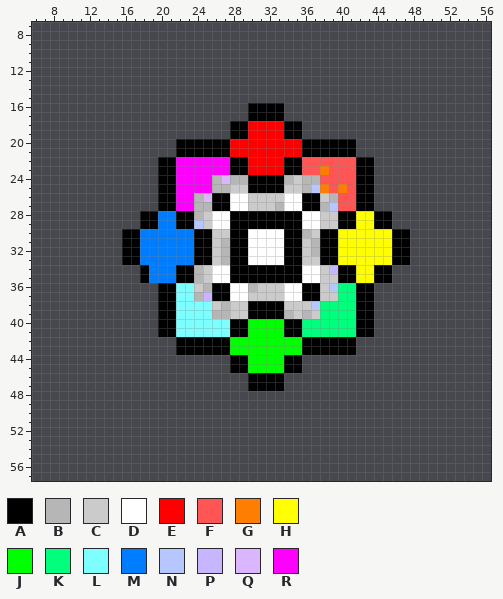
Two states of a pixel-art sprite, DespicableGame/DespicableGame/DespicableGameContent/Sprites/badge4.png. Above is the file before it was changed.
The file is 64x64 pixels. Shown: x 6..56, y 7..57.
Palette (. is transparent): A #000000  B #b6b6b6  C #cbcbcb  D #ffffff  E #ff0000  F #ff5555  G #ff7d00  H #ffff00  J #00ff00  K #00ff7d  L #7dffff  M #007dff  N #b6c7ff  P #c7b6ff  Q #dbb6ff  R #ff00ff
Pixels before (only the part around the change), first column x 6:
 7 ...................................................
 8 ...................................................
 9 ...................................................
10 ...................................................
11 ...................................................
12 ...................................................
13 ...................................................
14 ...................................................
15 ...................................................
16 ........................AAAA.......................
17 ........................AAAA.......................
18 ......................AAEEEEAA.....................
19 ......................AAEEEEAA.....................
20 ................AAAAAAEEEEEEEEAAAAAA...............
21 ................AAAAAAEEEEEEEEAAAAAA...............
22 ..............AARRRRRRAAEEEEAAFFFFFFAA.............
23 ..............AARRRRRRAAEEEEAAFFGFFFAA.............
24 ..............AARRRRBQBBAAAABCBBFFFFAA.............
25 ..............AARRRRBBCCAAAACCBNGFGFAA.............
26 ..............AARRBQAADDCCCCDDAACBFFAA.............
27 ..............AARRBBAADDCCCBDDAABNFFAA.............
28 ............AAMMAABCDDAAAAAAAADDCCAAHHAA...........
29 ............AAMMAANCDDAAAAAAAADDCCAAHHAA...........
30 ..........AAMMMMMMAACCAADDDDAABCAAHHHHHHAA.........
31 ..........AAMMMMMMAACBAADDDDAACBAAHHHHHHAA.........
32 ..........AAMMMMMMAACBAADDDDAACBAAHHHHHHAA.........
33 ..........AAMMMMMMAACBAADDDDAACCAAHHHHHHAA.........
34 ............AMMMAABCDDAAAAAAAADDCPAAHHAA...........
35 ............AMMMAABCDDAAAAAAAADDCCAAHHAA...........
36 ..............AALLCBAADDBCCCDDAACNKKAA.............
37 ..............AALLBPAADDCCCCDDAACCKKAA.............
38 ..............AALLLLCBCCAAAACCCNKKKKAA.............
39 ..............AALLLLBBCCAAAABCBCKKKKAA.............
40 ..............AALLLLLLAAJJJJAAKKKKKKAA.............
41 ..............AALLLLLLAAJJJJAAKKKKKKAA.............
42 ................AAAAAAJJJJJJJJAAAAAA...............
43 ................AAAAAAJJJJJJJJAAAAAA...............
44 ......................AAJJJJAA.....................
45 ......................AAJJJJAA.....................
46 ........................AAAA.......................
47 ........................AAAA.......................
48 ...................................................
49 ...................................................
50 ...................................................
51 ...................................................
52 ...................................................
53 ...................................................
54 ...................................................
55 ...................................................
56 ...................................................
57 ...................................................
After:
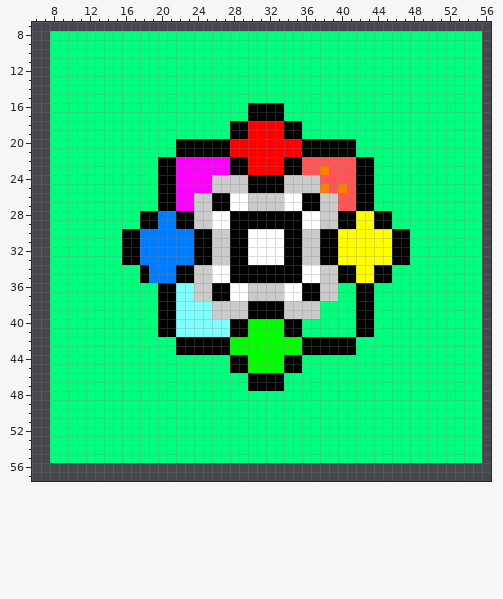
Change:
y 8..15: x 8..55 ................................................ -> KKKKKKKKKKKKKKKKKKKKKKKKKKKKKKKKKKKKKKKKKKKKKKKK
y 16..17: x 8..29 ...................... -> KKKKKKKKKKKKKKKKKKKKKK; x 34..55 ...................... -> KKKKKKKKKKKKKKKKKKKKKK
y 18..19: x 8..27 .................... -> KKKKKKKKKKKKKKKKKKKK; x 36..55 .................... -> KKKKKKKKKKKKKKKKKKKK
y 20..21: x 8..21 .............. -> KKKKKKKKKKKKKK; x 42..55 .............. -> KKKKKKKKKKKKKK
y 22..23: x 8..19 ............ -> KKKKKKKKKKKK; x 44..55 ............ -> KKKKKKKKKKKK
y 24: x 8..19 ............ -> KKKKKKKKKKKK; x 26..29 BQBB -> CCCC; x 34 B -> C; x 36..37 BB -> CC; x 44..55 ............ -> KKKKKKKKKKKK
y 25: x 8..19 ............ -> KKKKKKKKKKKK; x 26..27 BB -> CC; x 36..37 BN -> CC; x 44..55 ............ -> KKKKKKKKKKKK
y 26: x 8..19 ............ -> KKKKKKKKKKKK; x 24..25 BQ -> CC; x 39 B -> C; x 44..55 ............ -> KKKKKKKKKKKK
y 27: x 8..19 ............ -> KKKKKKKKKKKK; x 24..25 BB -> CC; x 33 B -> C; x 38..39 BN -> CC; x 44..55 ............ -> KKKKKKKKKKKK
y 28: x 8..17 .......... -> KKKKKKKKKK; x 24 B -> C; x 46..55 .......... -> KKKKKKKKKK
y 29: x 8..17 .......... -> KKKKKKKKKK; x 24 N -> C; x 46..55 .......... -> KKKKKKKKKK
y 30: x 8..15 ........ -> KKKKKKKK; x 36 B -> C; x 48..55 ........ -> KKKKKKKK
y 31..32: x 8..15 ........ -> KKKKKKKK; x 27 B -> C; x 37 B -> C; x 48..55 ........ -> KKKKKKKK
y 33: x 8..15 ........ -> KKKKKKKK; x 27 B -> C; x 48..55 ........ -> KKKKKKKK
y 34: x 8..17 .......... -> KKKKKKKKKK; x 24 B -> C; x 39 P -> C; x 46..55 .......... -> KKKKKKKKKK
y 35: x 8..17 .......... -> KKKKKKKKKK; x 24 B -> C; x 46..55 .......... -> KKKKKKKKKK
y 36: x 8..19 ............ -> KKKKKKKKKKKK; x 25 B -> C; x 30 B -> C; x 39 N -> C; x 44..55 ............ -> KKKKKKKKKKKK
y 37: x 8..19 ............ -> KKKKKKKKKKKK; x 24..25 BP -> CC; x 44..55 ............ -> KKKKKKKKKKKK
y 38: x 8..19 ............ -> KKKKKKKKKKKK; x 27 B -> C; x 37 N -> C; x 44..55 ............ -> KKKKKKKKKKKK
y 39: x 8..19 ............ -> KKKKKKKKKKKK; x 26..27 BB -> CC; x 34 B -> C; x 36 B -> C; x 44..55 ............ -> KKKKKKKKKKKK
y 40..41: x 8..19 ............ -> KKKKKKKKKKKK; x 44..55 ............ -> KKKKKKKKKKKK
y 42..43: x 8..21 .............. -> KKKKKKKKKKKKKK; x 42..55 .............. -> KKKKKKKKKKKKKK
y 44..45: x 8..27 .................... -> KKKKKKKKKKKKKKKKKKKK; x 36..55 .................... -> KKKKKKKKKKKKKKKKKKKK
y 46..47: x 8..29 ...................... -> KKKKKKKKKKKKKKKKKKKKKK; x 34..55 ...................... -> KKKKKKKKKKKKKKKKKKKKKK
y 48..55: x 8..55 ................................................ -> KKKKKKKKKKKKKKKKKKKKKKKKKKKKKKKKKKKKKKKKKKKKKKKK
